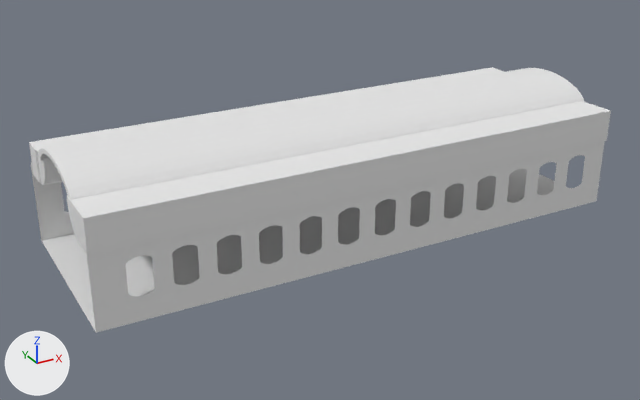
What one commit did to the OBJ model Assets/plane.obj.
One viewpoint serves both versions: a 50 mm lens placed at (-15.0, -26.4, 14.1), pointed at (-0.6, -0.2, 1.0). Lighting does not change. The marker at lower left points along +X, +Y and +Z. Where no turn or scale is listed for an object, it has been applied to the vertices.

The first picture shows 'Cylinder.001_Cylinder.002', 'Cylinder.002_Cylinder.003', 'Cylinder_Cylinder.001', 'Plane', 'Plane.001', 'Plane.002_Plane.003'.
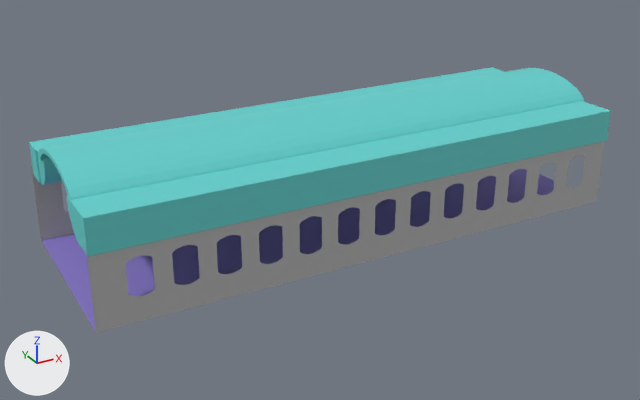
Location of each change, (x1, y1, x2, y2) in pixels of the pictures (640 x 400 px):
'Cylinder_Cylinder.001', recoloured (grey to cyan): (67, 101, 611, 256) in both
'Plane.001', recoloured: (85, 141, 605, 333) in both
'Cylinder.002_Cylinder.003', recoloured (white to cyan): (38, 68, 585, 200) in both
'Plane', recoloured (grey to blue): (42, 169, 554, 332) in both
'Cylinder.001_Cylinder.002', recoloured (white to cyan): (29, 67, 504, 185) in both
'Plane.002_Plane.003', recoloured: (31, 162, 74, 241) in both

The edits, one by one:
Material 'Material.001' (mat_material_001) is new.
Its base color is (0.456, 0.456, 0.456) (grey #b4b4b4).
Its roughness is 0.69.
Material 'Material.002' (mat_material_002) is new.
Its base color is (0.271, 0.202, 0.64) (blue #8e7cd1).
Its roughness is 0.69.
Material 'Material.003' (mat_material_003) is new.
Its base color is (0.127, 0.64, 0.622) (cyan #64d1cf).
Its roughness is 0.69.
me_cylinder_001_cylinder_002 has 41 vertices, 23 faces, 5 loose edges and spans x -9.9..10.1, y 1.7..3.5, z 2.5..3.7.
me_cylinder_001_cylinder_002 no longer uses material mat_none (white #e7e7e7).
me_cylinder_001_cylinder_002 now uses material mat_material_003 (cyan #64d1cf).
me_cylinder_002_cylinder_003 has 66 vertices, 37 faces and spans x -10.0..10.1, y -2.2..2.2, z 3.4..4.4.
me_cylinder_002_cylinder_003 no longer uses material mat_none (white #e7e7e7).
me_cylinder_002_cylinder_003 now uses material mat_material_003 (cyan #64d1cf).
me_cylinder_cylinder_001 has 41 vertices, 23 faces, 5 loose edges and spans x -10.0..10.1, y -3.5..-1.7, z 2.5..3.7.
me_cylinder_cylinder_001 no longer uses material mat_none (white #e7e7e7).
me_cylinder_cylinder_001 now uses material mat_material_003 (cyan #64d1cf).
me_plane has 4 vertices, 1 face and spans x -10.0..10.0, y -3.5..3.5, z 0.0.
me_plane no longer uses material mat_none (white #e7e7e7).
me_plane now uses material mat_material_002 (blue #8e7cd1).
me_plane_001 has 243 vertices, 2 faces and spans x -10.0..10.0, y -3.5, z 0.0..3.0.
me_plane_001 no longer uses material mat_none (white #e7e7e7).
me_plane_001 now uses material mat_material_001 (grey #b4b4b4).
me_plane_002_plane_003 has 243 vertices, 2 faces and spans x -10.0..10.0, y 3.5, z 0.0..3.0.
me_plane_002_plane_003 no longer uses material mat_none (white #e7e7e7).
me_plane_002_plane_003 now uses material mat_material_001 (grey #b4b4b4).
